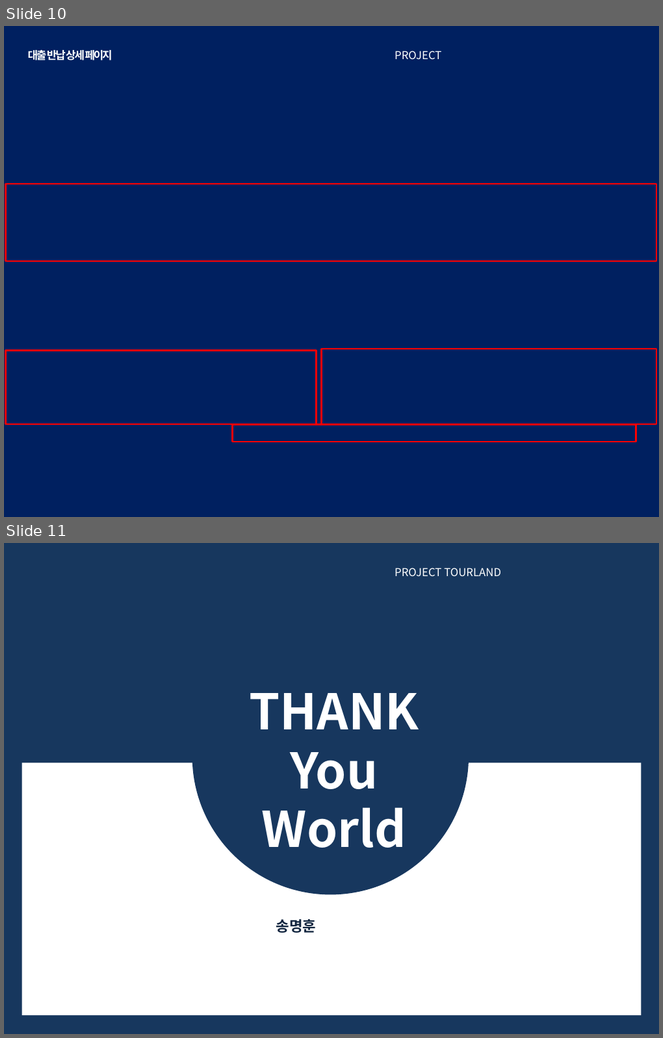
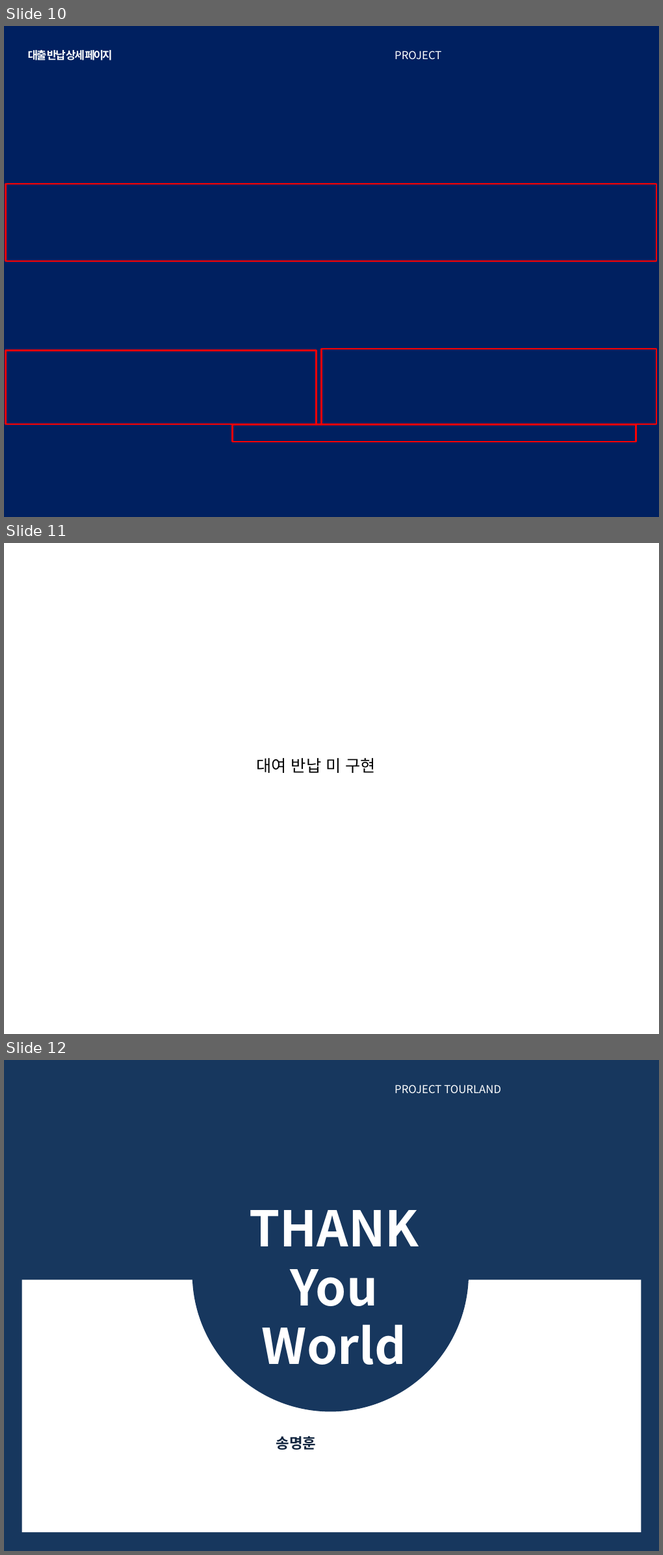
Before and after one commit to MyungHunSong/library_management, a slide deck: ppt/도서관리.pptx. Shown one above the other, each under a label of ours: slides 10 and 11 before the commit, slides 10, 11 and 12 after it. The pictures are 663x1038 and 663x1555 pixels, drawn with LibreOffice and Linux fonts; fonts in the diff are those of the drawing; background and template pictures are left out. Boxes give left, top, right and bottom in pixels: in the first picture for what was removed or moved away, otherwise in the second. Text is boxed around its words. In the diff, an @@ line names an element or a change of style, - is before the commit and + after.

```diff
--- a/ppt/도서관리.pptx
+++ b/ppt/도서관리.pptx
@@ slide 11 added at bbox=[4, 543, 659, 1034], background #FFFFFF @@
@@ text added at bbox=[256, 758, 376, 773], 18 pt, text #000000 @@
+대여 반납 미 구현
@@ what was slide 11 is now slide 12 @@
```
Also in this commit, not shown: 1 slide changed, 1 other file.
